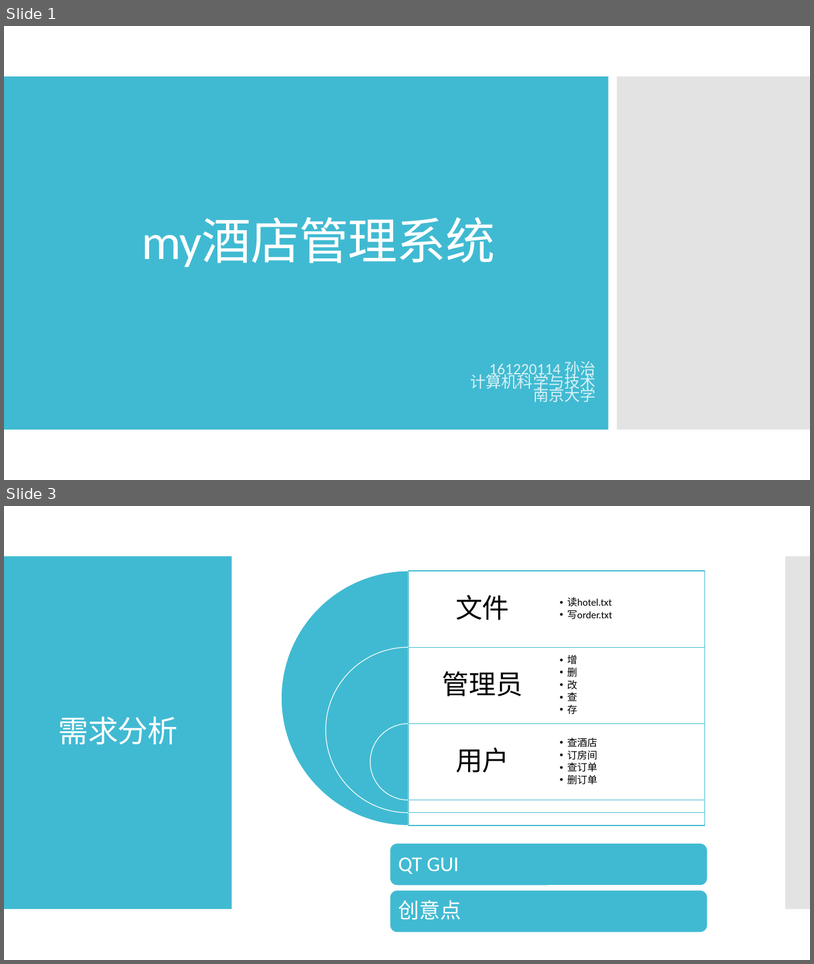
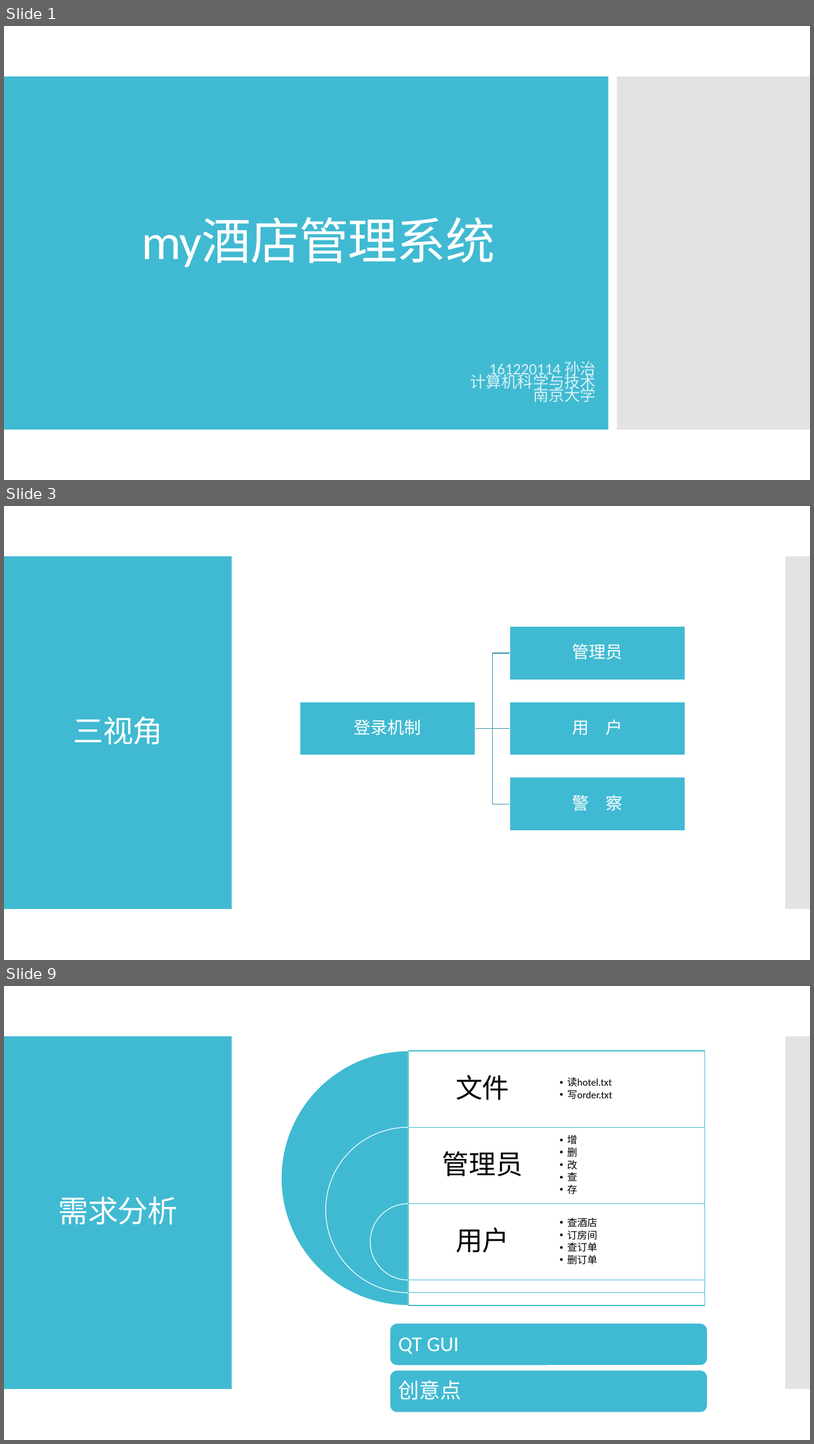
Before and after one commit to imagecser/hotelManage, a slide deck: 演示文稿1.pptx. Shown one above the other, each under a label of ours: slides 1 and 3 before the commit, slides 1, 3 and 9 after it; the slides between them are not shown. The pictures are 814x964 and 814x1444 pixels, drawn with LibreOffice and Linux fonts; fonts in the diff are those of the drawing. Boxes give left, top, right and bottom in pixels: in the first picture for what was removed or moved away, otherwise in the second. Text is boxed around its words. In the diff, an @@ line names an element or a change of style, - is before the commit and + after.

```diff
--- a/演示文稿1.pptx
+++ b/演示文稿1.pptx
@@ slide 3 added at [4, 506, 810, 960], background #FFFFFF; not listed: 2 template elements that a slide beside it also shows @@
@@ title added at [74, 716, 163, 744], 36 pt, text #FFFFFF @@
+三视角
@@ group added at [300, 627, 686, 830]: 4 rectangles, 4 texts, 3 freeform shapes @@
+登录机制
+管理员
+用 户
+警 察
@@ what was slide 3 is now slide 9 @@
```
Also in this commit, not shown: 1 slide changed, 6 other slides added, 7 other files.
